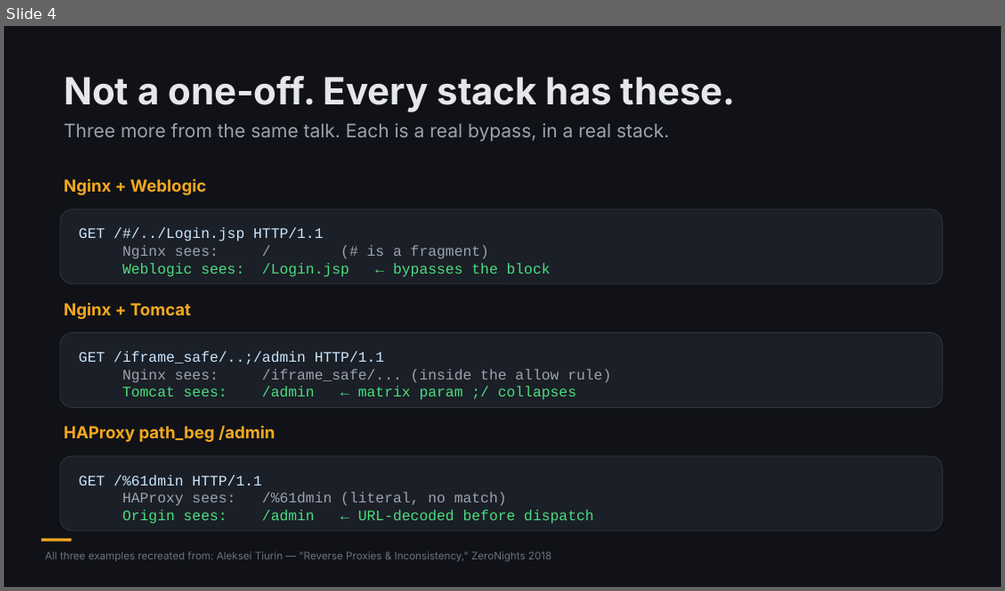
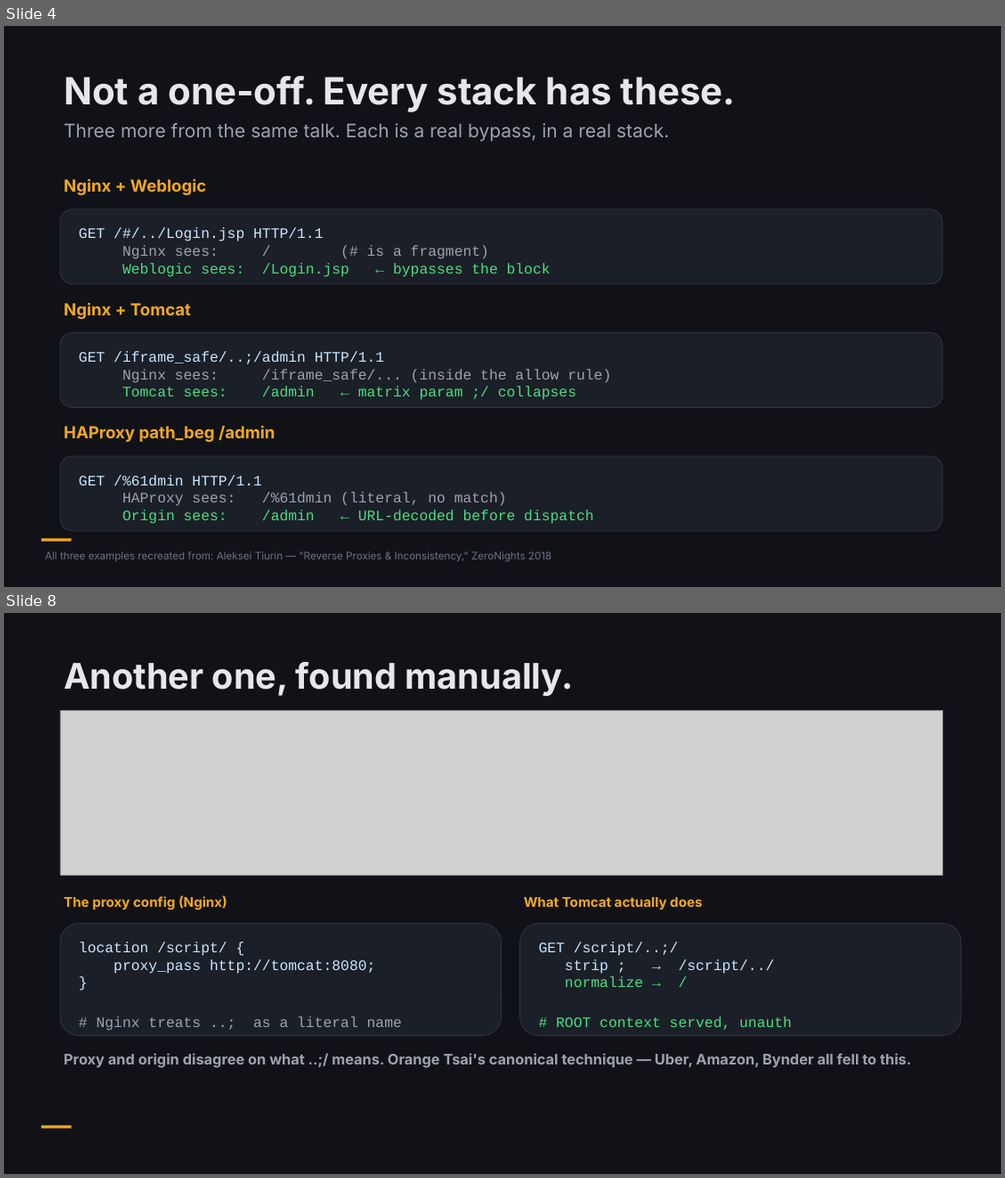
Before and after one commit to NetSPI/BypassFuzzer-Burp, a slide deck: docs/BypassFuzzer-Presentation.pptx. Shown one above the other, each under a label of ours: slide 4 before the commit, slides 4 and 8 after it; the slides between them are not shown. The pictures are 1005x591 and 1005x1178 pixels, drawn with LibreOffice and Linux fonts; fonts in the diff are those of the drawing; grey boxes stand for pictures. Boxes give left, top, right and bottom in pixels: in the first picture for what was removed or moved away, otherwise in the second. Text is boxed around its words. In the diff, an @@ line names an element or a change of style, - is before the commit and + after.

```diff
--- a/docs/BypassFuzzer-Presentation.pptx
+++ b/docs/BypassFuzzer-Presentation.pptx
@@ slide 8 added at [4, 613, 1001, 1174], background #FFFFFF @@
@@ rectangle added at [4, 613, 1001, 1174], fill #101218 @@
@@ text added at [64, 662, 574, 697], 34 pt, text #E5E7EB, bold @@
+Another one, found manually.
@@ picture added at [60, 710, 942, 875] @@
@@ text added at [64, 895, 227, 909], 13 pt, text #F4A81E, bold @@
+The proxy config (Nginx)
@@ text added at [524, 897, 702, 909], 13 pt, text #F4A81E, bold @@
+What Tomcat actually does
@@ rounded rectangle added at [60, 924, 502, 1036], fill #1B1F27, outline #30353E 0.75 pt @@
@@ rounded rectangle added at [520, 924, 961, 1036], fill #1B1F27, outline #30353E 0.75 pt @@
@@ text added at [79, 941, 402, 1030], 14 pt, text #CBE7FF @@
+location /script/ {
+proxy_pass http://tomcat:8080;
+}
+# Nginx treats ..; as a literal name
@@ text added at [539, 941, 792, 1030], 14 pt, text #4ADE80 @@
+GET /script/..;/
+strip ; → /script/../
+normalize → /
+# ROOT context served, unauth
@@ text added at [64, 1053, 911, 1068], 14 pt, text #9CA3AF, bold @@
+Proxy and origin disagree on what ..;/ means. Orange Tsai's canonical technique — Uber, Amazon, Bynder all fell to this.
@@ rectangle added at [41, 1126, 72, 1128], fill #F4A81E @@
```
Also in this commit, not shown: 2 slides changed, 4 other slides added, 1 slide removed, 7 other files.
